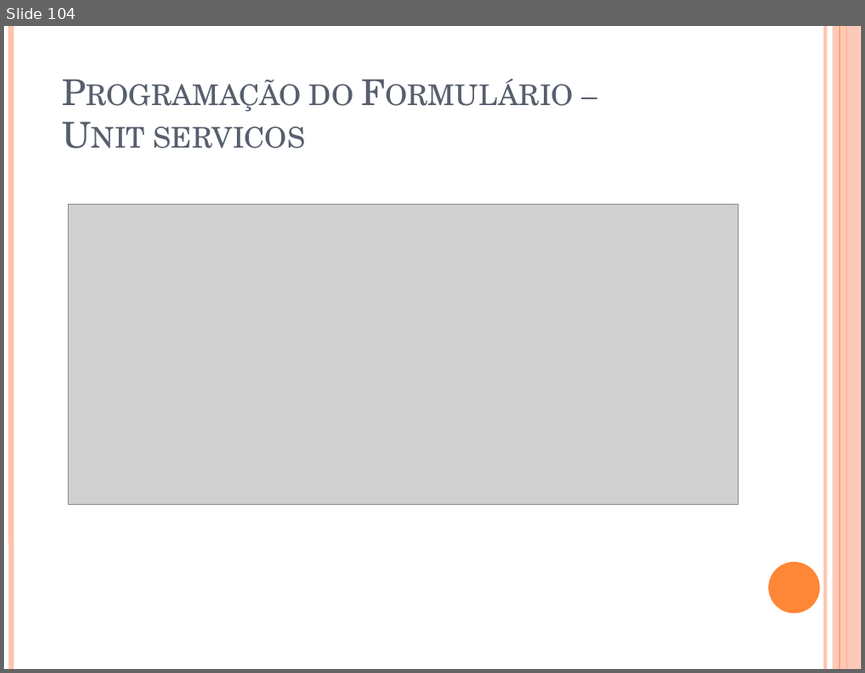
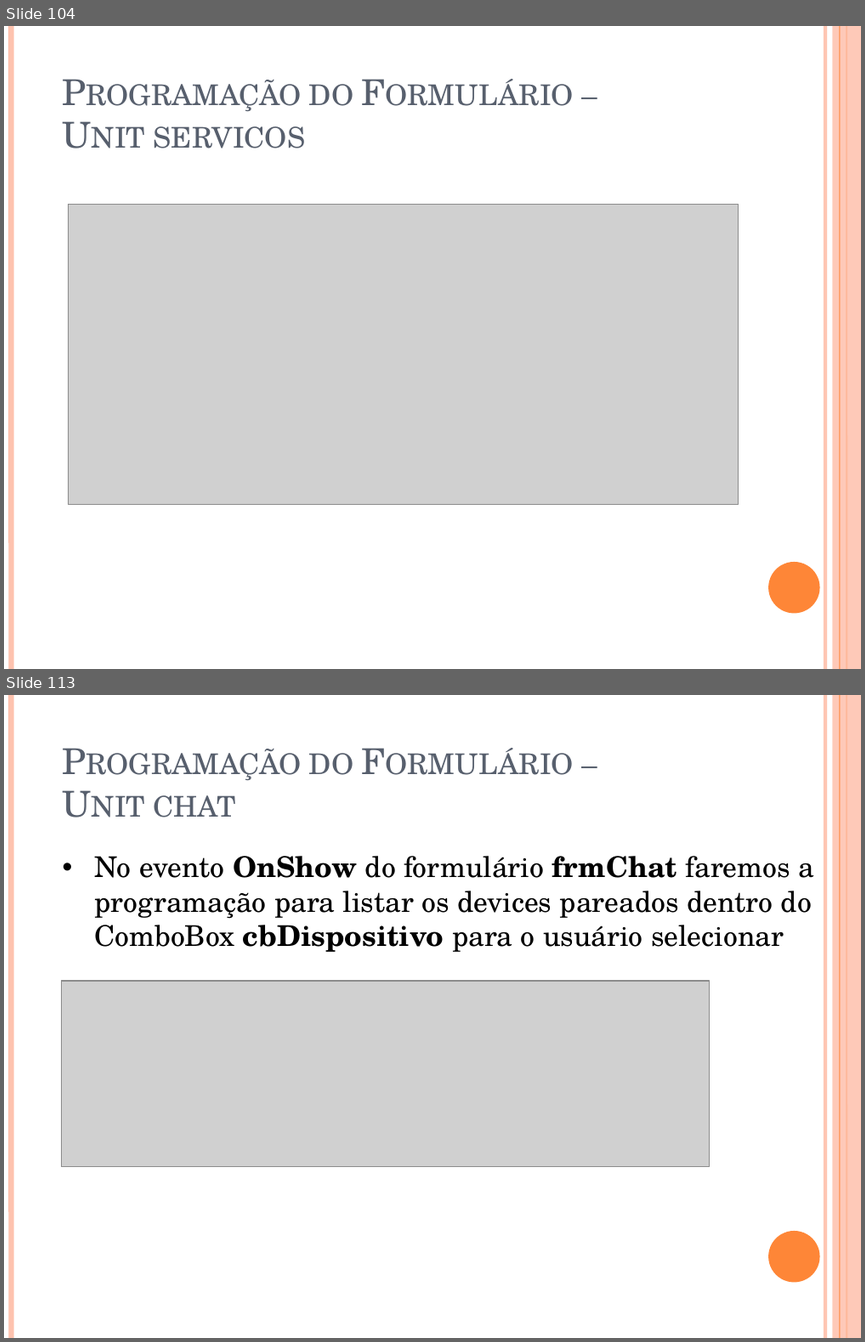
Before and after one commit to igorscandido/Conexao-Bluetooth-usando-Delphi, a slide deck: Stuff/Conexão Bluetooth usando Delphi.pptx. Shown one above the other, each under a label of ours: slide 104 before the commit, slides 104 and 113 after it; the slides between them are not shown. The pictures are 865x673 and 865x1342 pixels, drawn with LibreOffice and Linux fonts; fonts in the diff are those of the drawing; grey boxes stand for pictures. Boxes give left, top, right and bottom in pixels: in the first picture for what was removed or moved away, otherwise in the second. Text is boxed around its words. In the diff, an @@ line names an element or a change of style, - is before the commit and + after.

Commit message:
Started Chat Form Programming

```diff
--- a/Stuff/Conexão Bluetooth usando Delphi.pptx
+++ b/Stuff/Conexão Bluetooth usando Delphi.pptx
@@ slide 113 added at (4,695,861,1338), background #FFFFFF; not listed: 6 template elements that a slide beside it also shows @@
@@ title added at (154,753,353,817), 30 pt, text #575F6D, small capitals @@
+Programação do Formulário –
+Unit chat
@@ text added at (95,856,814,952), 24 pt, text #000000 @@
+• No evento OnShow do formulário frmChat faremos a programação para listar os devices pareados dentro do ComboBox cbDispositivo para o usuário selecionar
@@ picture added at (62,981,710,1166) @@
```
Also in this commit, not shown: 1 slide changed, 9 other slides added, 28 other files.
